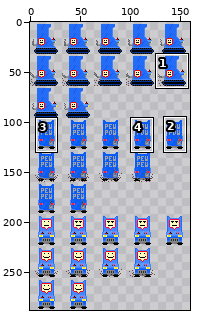
Two versions of one sprite sheet, client/img/1/NFT_3183fffec726b74cd1c623ff6dfc2a60da8f7c730215274b347c5120a2bf7a16.png. Above, an overview of the earlier version with the close-up marked.
Close-up. First the earlier version:
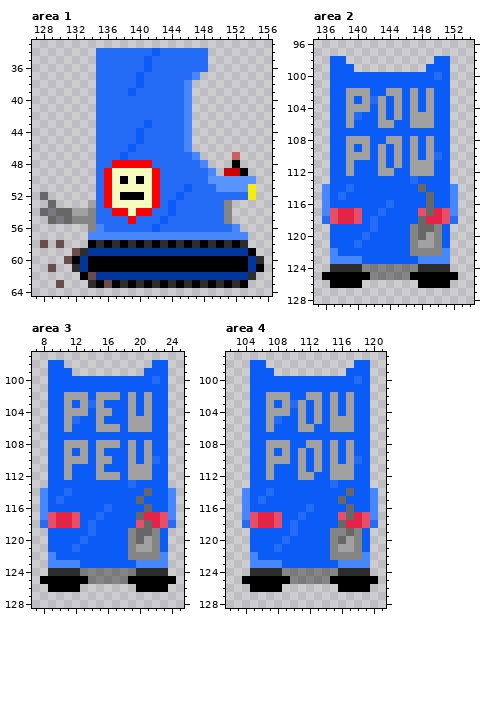
The file is 160x288 pixels. Colours within 5 levels of each other are drawn and written as one. Shown: area 1: x 127..156, y 33..64; area 2: x 135..154, y 96..128; area 3: x 7..25, y 97..128; area 4: x 102..121, y 97..128. The commit also changed other parts of the picture, which this record leaves out.
After:
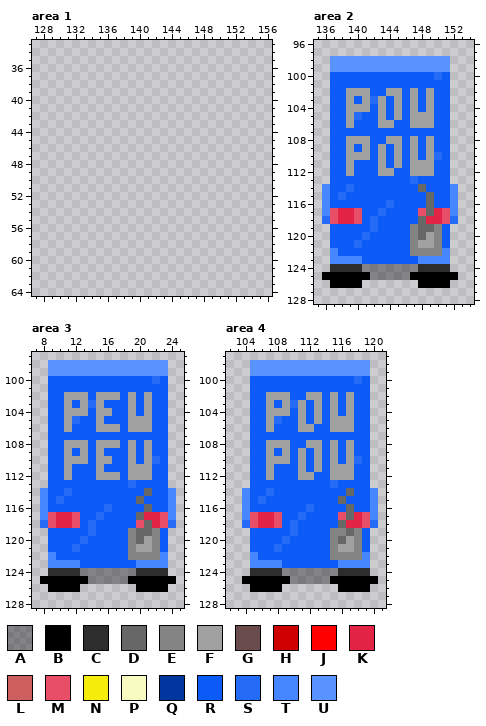
Palette (. is transparent): A #0000005b  B #000000  C #2d2d2d  D #676767  E #848484  F #a1a1a1  G #6a4c4c  H #ce0000  J #ff0000  K #e42446  L #ce5f5f  M #e94e69  N #f6ec0b  P #f8fbc0  Q #00369d  R #0b5cf6  S #246cf6  T #4686ff  U #5993ff
What changed:
Area 1:
y 34: x 135..148 SSSSSSSRSSSSSS -> ..............
y 35..36: x 135..148 SSSSSSRSSSSSSS -> ..............
y 37: x 135..147 SSSSSRSSSSSST -> .............
y 38: x 135..146 SSSSSRSSSSST -> ............
y 39: x 135..146 SSSSRSSSSSST -> ............
y 40..42: x 135..146 SSSSSSSSSSST -> ............
y 43: x 135..146 SSSSSSRSSSST -> ............
y 44..45: x 135..146 SSSSSRSSSSST -> ............
y 46: x 135..146 SSSSRSSSSSST -> ............
y 47: x 135..147 SSSRSSSSSSSST -> .............; x 152 L -> .
y 48: x 135..148 SSJJJJJSSSSSST -> ..............; x 152 B -> .
y 49: x 135..149 SJPPPPPJSSSSSST -> ...............; x 151..153 HHB -> ...
y 50: x 135..154 SJPBPBPJSSSSSSUUUUUU -> ....................
y 51: x 135..154 SJPPPPPJSSSRSSSUUUUN -> ....................
y 52: x 128 D -> .; x 135..154 SJPBBBPJSSRSSSSSSSSN -> ....................
y 53: x 129 D -> .; x 134..151 FSJPPPPPJSRSSSSSSE -> ..................
y 54: x 128..151 DADDFFESSJJPJJSSRSSSSSSE -> ........................
y 55: x 129..151 DADEEESSSSJSSSRSSSSSSSE -> .......................
y 56: x 134..152 ETSSSSSSRSSSSSSSSST -> ...................
y 57: x 134..153 TTTTTTTTTTTTTTTTTTTT -> ....................
y 58: x 128 G -> .; x 130 G -> .; x 134..153 BCBCBCBCBCBCBCBCBCBC -> ....................
y 59: x 132..154 GCQQQQQQQQQQQQQQQQQQQQB -> .......................
y 60: x 131..155 GBQBBBBBBBBBBBBBBBBBBBBQC -> .........................
y 61: x 129 G -> .; x 132..155 CQBBBBBBBBBBBBBBBBBBBBQB -> ........................
y 62: x 133..154 BGQQQQQQQQQQQQQQQQQQQC -> ......................
y 63: x 130 G -> .; x 134..153 CBGBCBCBCBCBCBCBCBCB -> ....................
Area 2:
y 98: x 137..151 RR...........RR -> UUUUUUUUUUUUUUU
y 99: x 137..151 RRR.........RRR -> UUUUUUUUUUUUUUU
Area 3:
y 98: x 9..23 RR...........RR -> UUUUUUUUUUUUUUU
y 99: x 9..23 RRR.........RRR -> UUUUUUUUUUUUUUU
Area 4:
y 98: x 105..119 RR...........RR -> UUUUUUUUUUUUUUU
y 99: x 105..119 RRR.........RRR -> UUUUUUUUUUUUUUU
Pixel boxes of the changes (left, top, right, bottom) in both close-ups:
erased: (40, 48, 264, 288)
changed: (330, 56, 450, 72)
changed: (48, 360, 168, 376)
changed: (250, 360, 370, 376)
